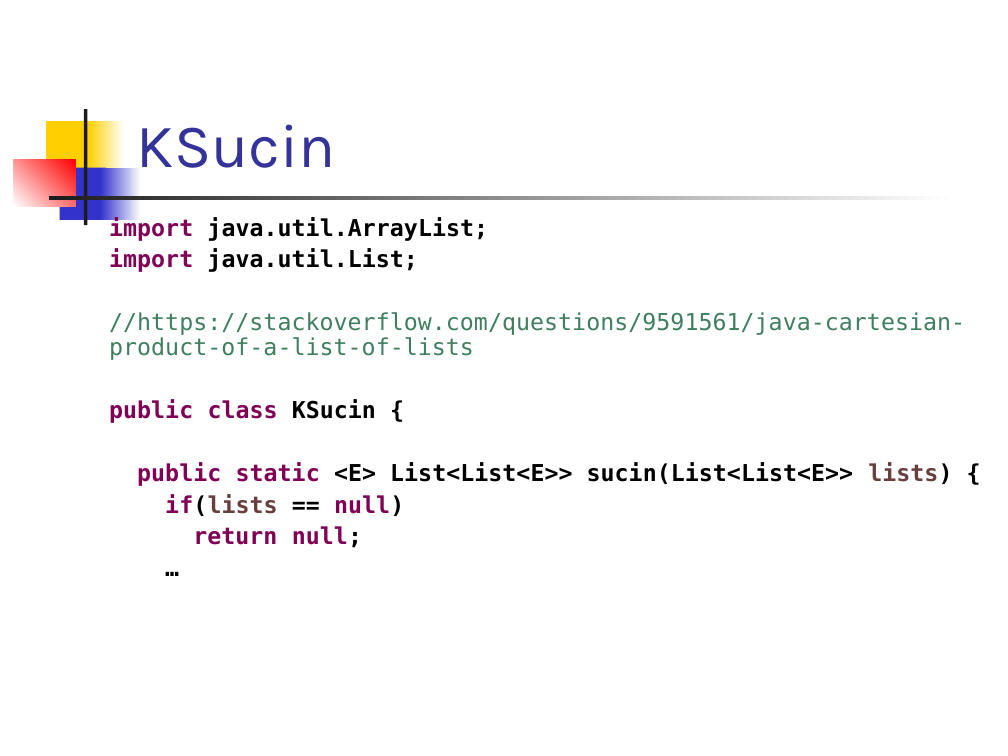
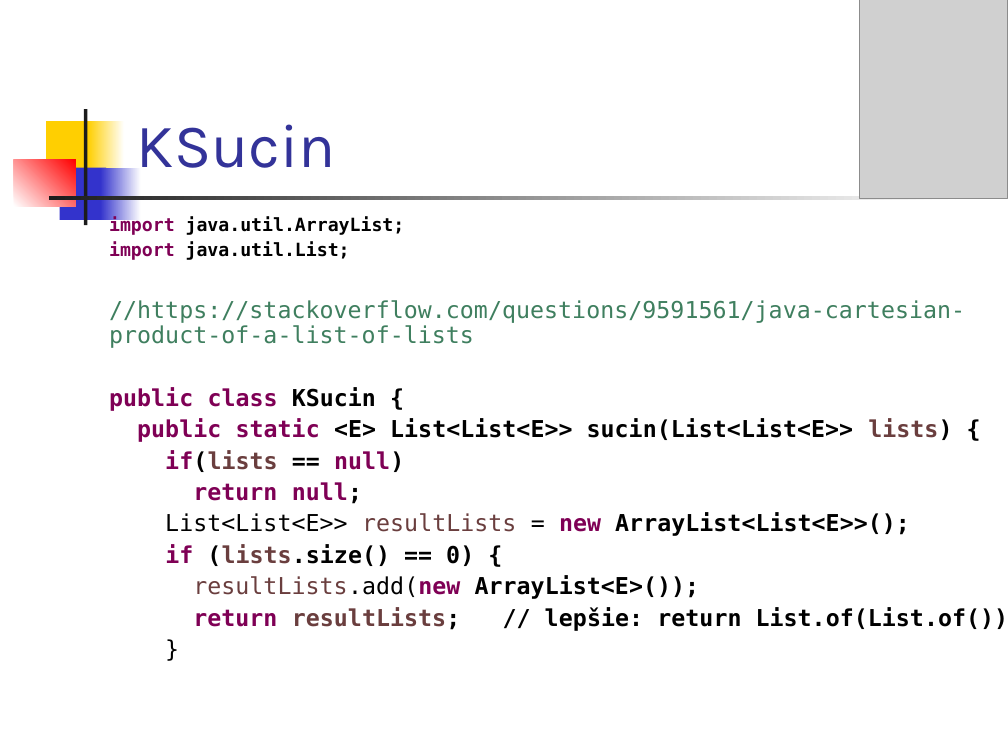
Before and after one commit to Programovanie4/Prednasky, a slide deck: slide 2 of 08/08_java_intro.ppt. Drawn at 1008x756 pixels with LibreOffice and Linux fonts; fonts in the diff are those of the drawing; grey boxes stand for pictures. Boxes give left, top, right and bottom in pixels: in the first picture for what was removed or moved away, otherwise in the second. Text is boxed around its words. In the diff, an @@ line names an element or a change of style, - is before the commit and + after.

```diff
--- a/08/08_java_intro.ppt
+++ b/08/08_java_intro.ppt
@@ picture added at [860,0,1008,199] @@
@@ text at [109,217,405,260]: size 16.6 to 12.9 pt in "import java.util.ArrayList;", "import java.util.List;"; less space between paragraphs @@
@@ text at [165,512,1008,631]: text changed @@
-…
+List<List<E>> resultLists = new ArrayList<List<E>>();
+if (lists.size() == 0) {
+resultLists.add(new ArrayList<E>());
+return resultLists; // lepšie: return List.of(List.of());
+}
```
Also in this commit, not shown: 5 other slides changed, 3 other files.
